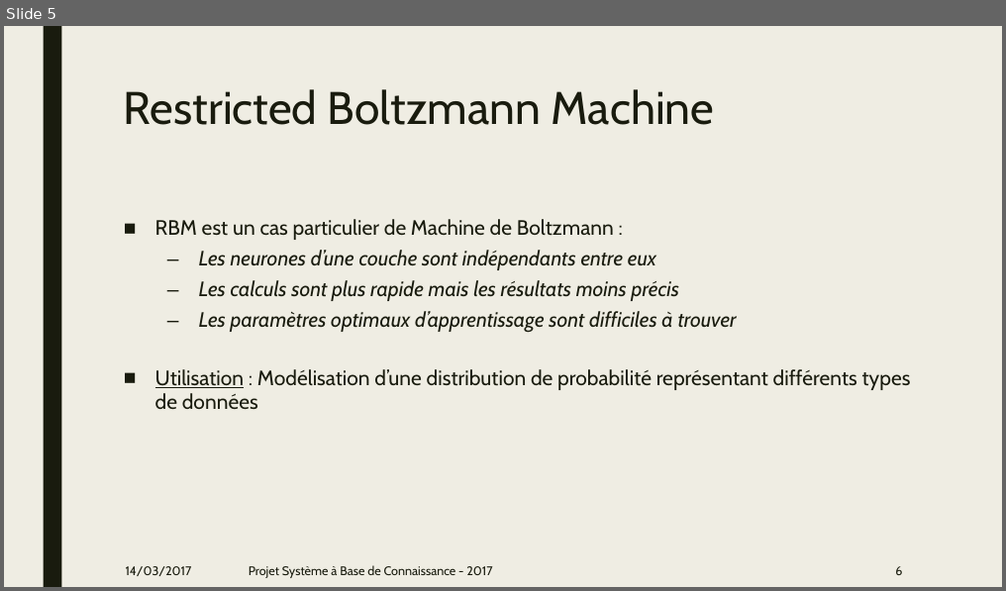
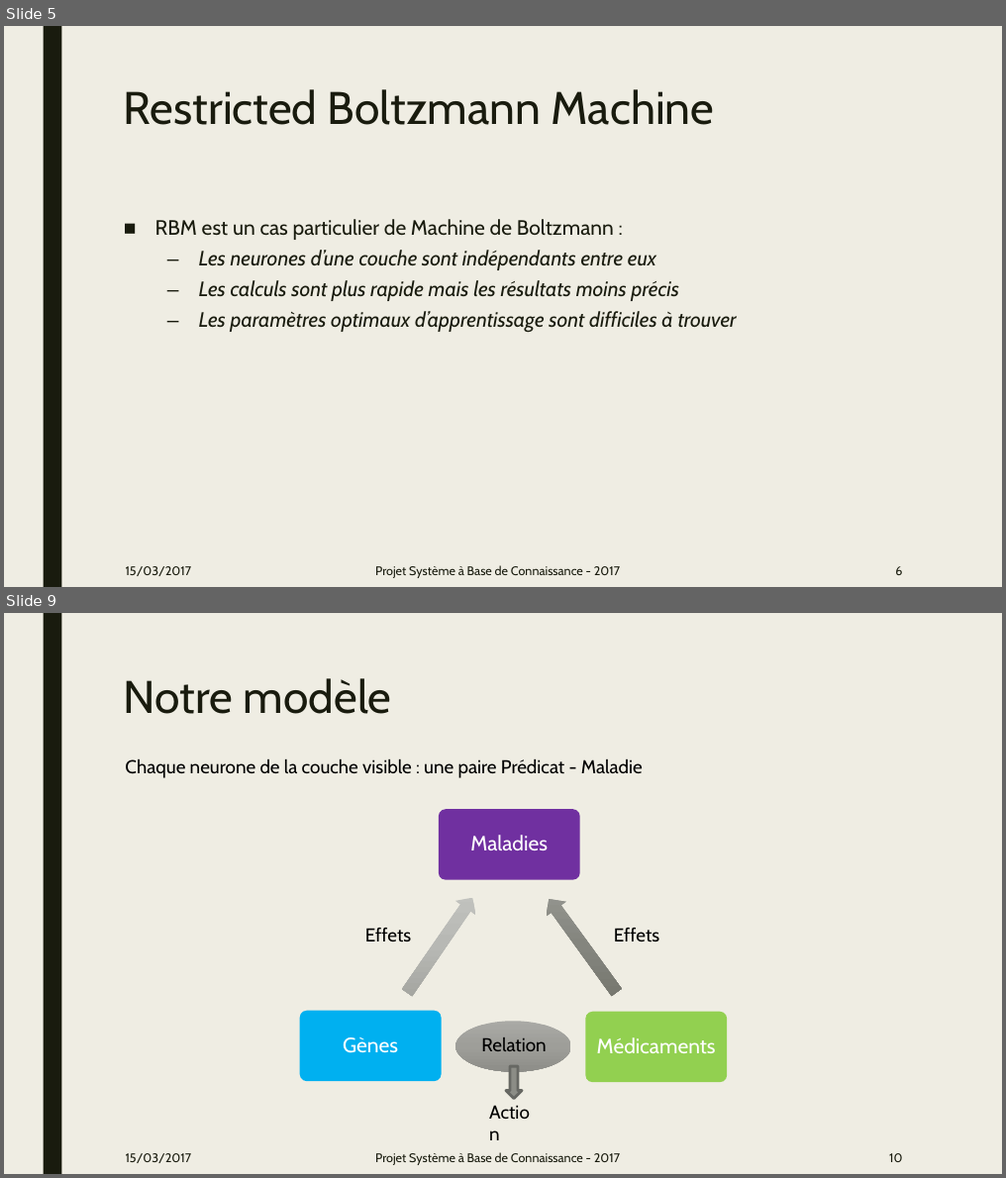
Before and after one commit to GuillaumeHaben/sbc-rbm, a slide deck: Projet_SBC.pptx. Shown one above the other, each under a label of ours: slide 5 before the commit, slides 5 and 9 after it; the slides between them are not shown. The pictures are 1006x591 and 1006x1178 pixels, drawn with LibreOffice and Linux fonts; fonts in the diff are those of the drawing. Boxes give left, top, right and bottom in pixels: in the first picture for what was removed or moved away, otherwise in the second. Text is boxed around its words. In the diff, an @@ line names an element or a change of style, - is before the commit and + after.

```diff
--- a/Projet_SBC.pptx
+++ b/Projet_SBC.pptx
@@ slide 9 added at (4,613,1002,1174), background #EFEDE3; not listed: 1 template element that a slide beside it also shows @@
@@ title added at (124,678,392,714), 44 pt, text #191B0E @@
+Notre modèle
@@ text added at (125,759,643,778), 18 pt, text #000000 @@
+Chaque neurone de la couche visible : une paire Prédicat - Maladie
@@ group added at (300,809,727,1083): 3 rounded rectangles, 3 texts, 1 left arrow, 1 ellipse, 1 right arrow @@
+Maladies
+Médicaments
+Gènes
@@ text added at (365,928,411,943), 18 pt, text #000000 @@
+Effets
@@ text added at (614,928,659,943), 18 pt, text #000000 @@
+Effets
@@ text added at (481,1038,546,1052), 18 pt, text #000000 @@
+Relation
@@ down arrow added at (506,1066,522,1099), fill #8C8D86, outline #686863 2.75 pt @@
@@ text added at (481,1096,546,1127), 18 pt, text #000000 @@
+Action
@@ text added at (126,1154,192,1163), 12 pt, text #191B0E @@
+15/03/2017
@@ text added at (375,1153,620,1165), 12 pt, text #191B0E @@
+Projet Système à Base de Connaissance - 2017
@@ page number added at (889,1154,902,1162), 12 pt, text #191B0E @@
+10
@@ slide 5 changed as well @@
@@ text removed at (155,370,911,409) @@
-■ Utilisation : Modélisation d’une distribution de probabilité représentant différents types de données
@@ text "Projet Système à Base de ..." at (375,566,620,578): alignment left to centre @@
@@ text at (126,567,192,576): text changed @@
-14/03/2017
+15/03/2017
```
Also in this commit, not shown: 7 other slides changed, 3 other slides added, 1 other file.
